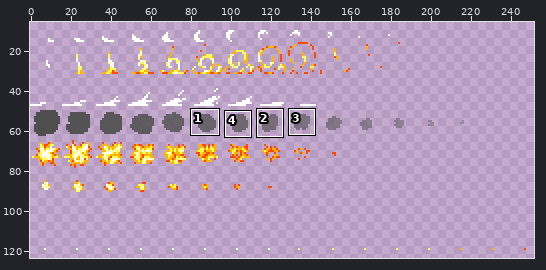
Edited in one commit: sprite sheet (Tables/res/particle.png). Above: a wide view before the commit, with the close-up outlined.
Close-up. Before:
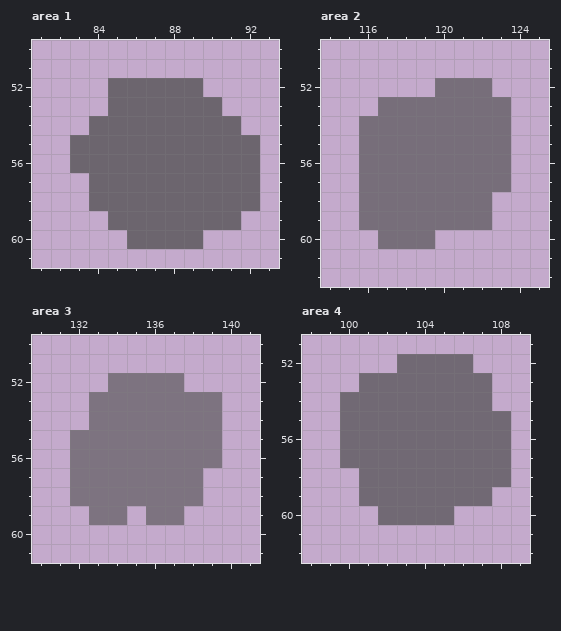
The file is 256x256 pixels. Shown: area 1: x 81..93, y 50..61; area 2: x 114..125, y 50..62; area 3: x 130..141, y 50..61; area 4: x 98..109, y 51..62. The wide view leaves out empty margins. The commit also changed other parts of the picture, which this record leaves out.
Once edited:
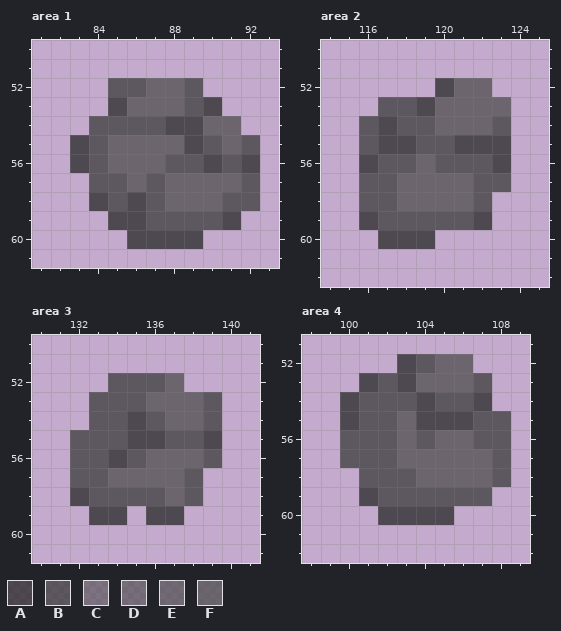
Palette (. is transparent): A #272727bf  B #3b3b3bbf  C #4e4e4e99  D #4e4e4ea6  E #4e4e4eb3  F #4e4e4ebf
Difference:
Area 1:
y 52: x 85..86 FF -> BB; x 89 F -> B
y 53: x 85 F -> A; x 89..90 FF -> BA
y 54: x 84..89 FFFFFF -> BBBBAA
y 55: x 83..84 FF -> AB; x 89..90 FF -> AB; x 92 F -> B
y 56: x 83..84 FF -> AB; x 88..92 FFFFF -> BBABA
y 57: x 84..85 FF -> BB; x 87 F -> B; x 92 F -> B
y 58: x 84..87 FFFF -> ABAB; x 91..92 FF -> BB
y 59: x 85..91 FFFFFFF -> AABBBBA
y 60: x 86..89 FFFF -> AAAA
Area 2:
y 52: x 120..122 DDD -> AFF
y 53: x 117..123 DDDDDDD -> BBAFFFF
y 54: x 116..123 DDDDDDDD -> BABBFFFB
y 55: x 116..123 DDDDDDDD -> BAABBAAA
y 56: x 116..123 DDDDDDDD -> ABBFBBBA
y 57: x 116..123 DDDDDDDD -> BBFFFFBB
y 58: x 116..122 DDDDDDD -> BBFFFFB
y 59: x 116..122 DDDDDDD -> ABBBBBA
y 60: x 117..119 DDD -> AAA
Area 3:
y 52: x 134..137 CCCC -> BBBF
y 53: x 133..139 CCCCCCC -> BBBFFFB
y 54: x 133..139 CCCCCCC -> BBABFFB
y 55: x 132..139 CCCCCCCC -> BBBAABBA
y 56: x 132..139 CCCCCCCC -> BBABFFFB
y 57: x 132..138 CCCCCCC -> BBFFFFB
y 58: x 132..138 CCCCCCC -> ABBBBFB
y 59: x 133..134 CC -> AA; x 136..137 CC -> AA
Area 4:
y 52: x 103..106 EEEE -> ABFF
y 53: x 101..107 EEEEEEE -> ABAFFFB
y 54: x 100..107 EEEEEEEE -> ABBBABBA
y 55: x 100..108 EEEEEEEEE -> ABBFAAABB
y 56: x 100..108 EEEEEEEEE -> BBBFBFFBB
y 57: x 100..108 EEEEEEEEE -> BBBFFFFFB
y 58: x 101..108 EEEEEEEE -> BBBFFFFB
y 59: x 101..107 EEEEEEE -> ABBBBBB
y 60: x 102..105 EEEE -> AAAA
Boxes around the changes in both close-ups, in picture pixels (x1, y1, x2, y2):
changed: (70, 78, 260, 249)
changed: (359, 78, 511, 249)
changed: (70, 373, 222, 525)
changed: (340, 354, 511, 525)
